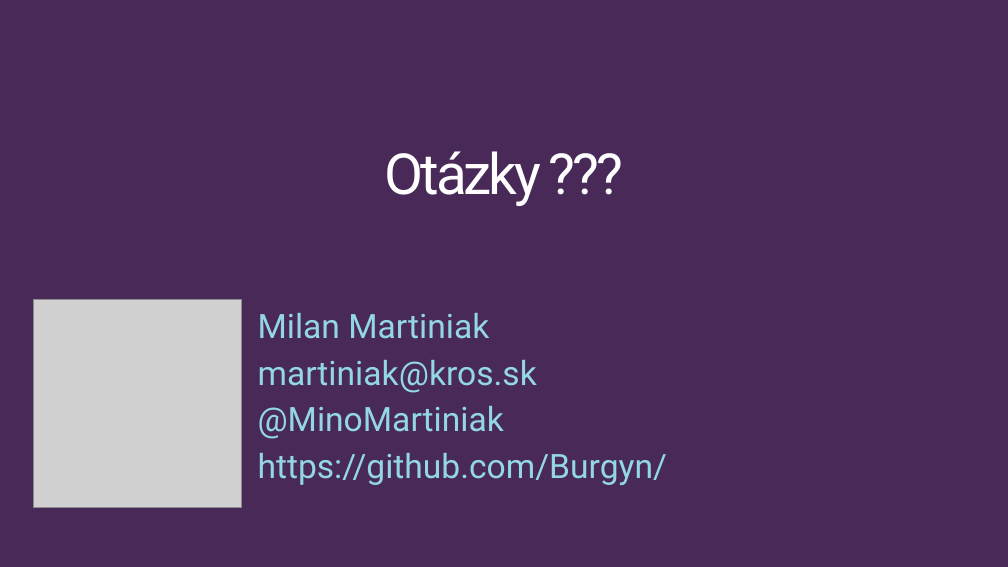
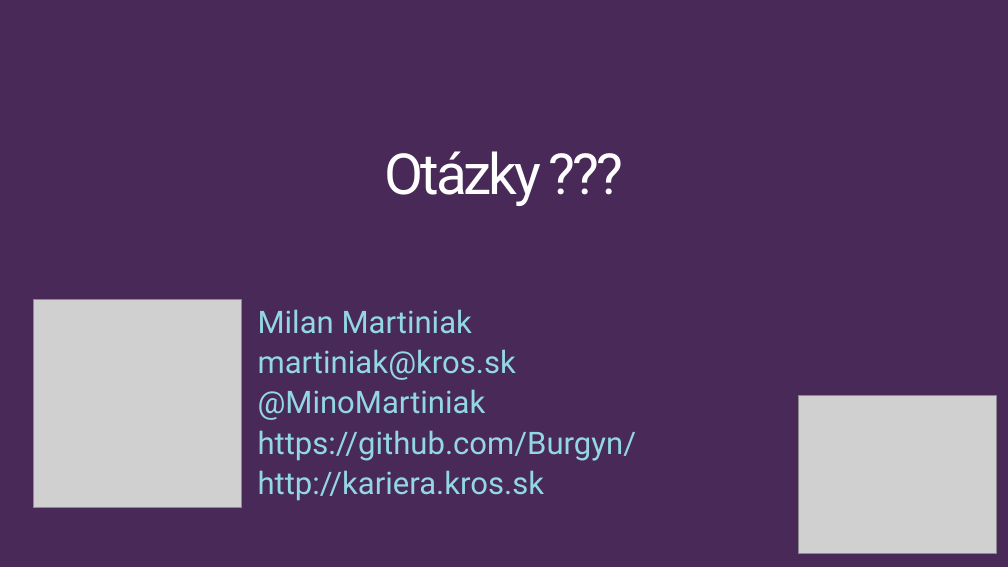
Before and after one commit to Burgyn/SOLID-Principles, a slide deck: slide 20 of SOLIDPrinciples.pptx (slide 13 before the commit). Drawn at 1008x567 pixels with LibreOffice and Linux fonts; fonts in the diff are those of the drawing; grey boxes stand for pictures. Boxes give left, top, right and bottom in pixels: in the first picture for what was removed or moved away, otherwise in the second. Text is boxed around its words. In the diff, an @@ line names an element or a change of style, - is before the commit and + after.

```diff
--- a/SOLIDPrinciples.pptx
+++ b/SOLIDPrinciples.pptx
@@ subtitle at bbox=[258, 309, 637, 461]: size 32 to 29.6 pt in "Milan Martiniak", "martiniak@kros.sk", "@MinoMartiniak", "https://github.com/Burgyn/"; line spacing 0.9 to 0.8 @@
@@ picture added at bbox=[799, 395, 997, 554] @@
@@ subtitle at bbox=[258, 470, 544, 501]: paragraph added @@
+http://kariera.kros.sk
```
Also in this commit, not shown: 1 other slide changed, 7 slides added.
